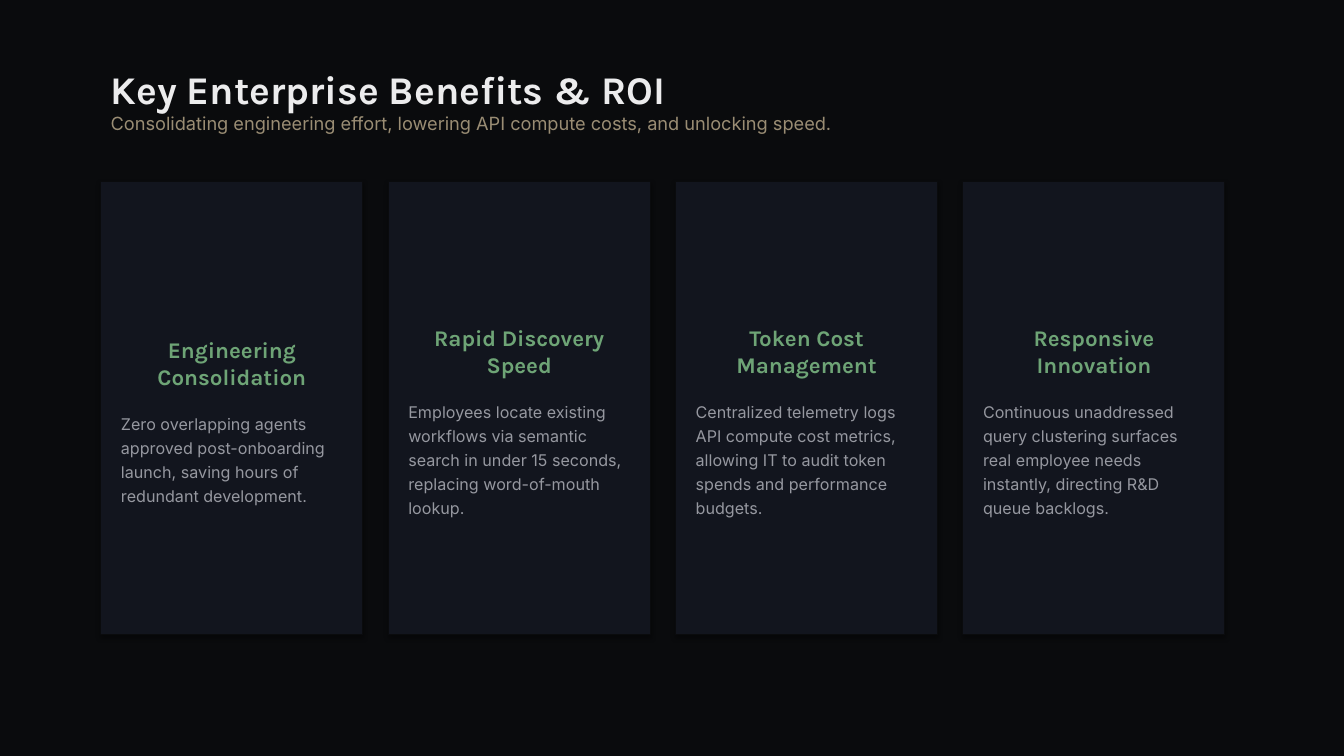
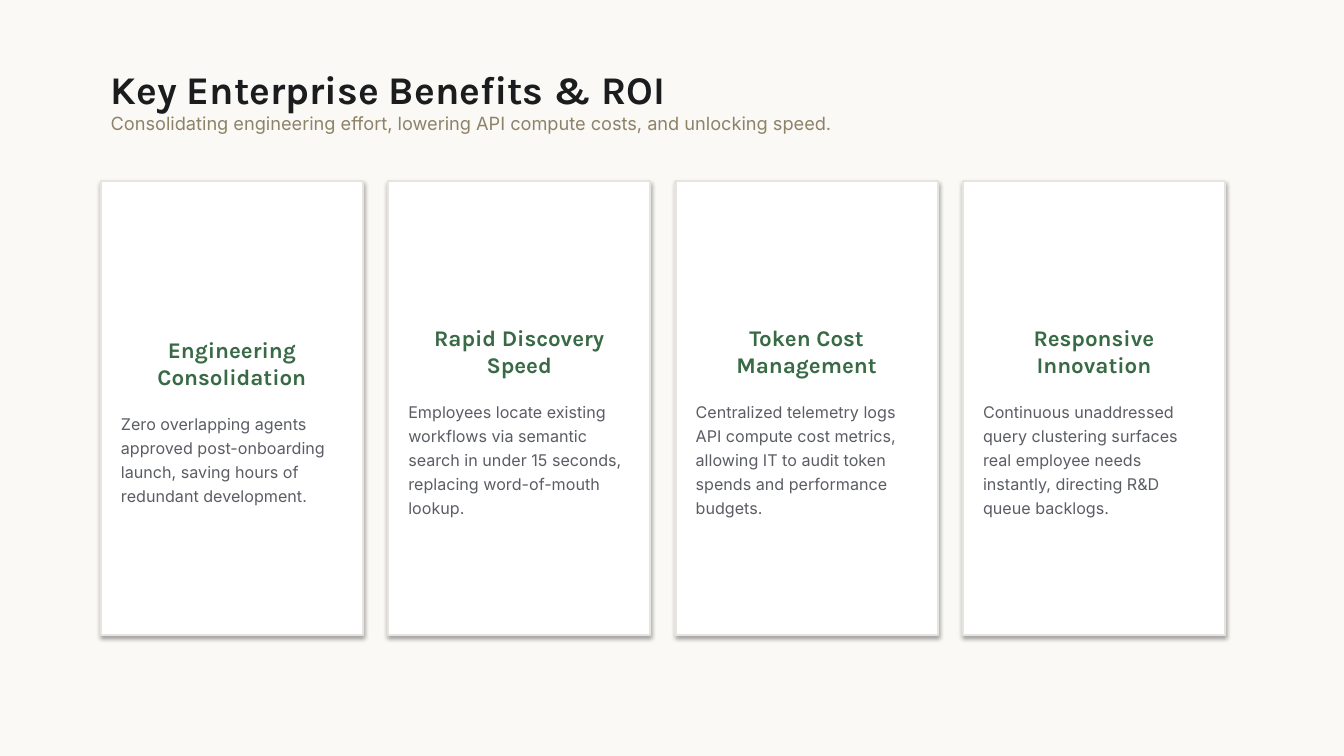
Before and after one commit to shubham-verma-engineer/symphonyAI, a slide deck: slide 7 of docs/symphony_presentation.pptx. Drawn at 1344x756 pixels with LibreOffice and Linux fonts; fonts in the diff are those of the drawing. Boxes give left, top, right and bottom in pixels: in the first picture for what was removed or moved away, otherwise in the second. Text is boxed around its words. In the diff, an @@ line names an element or a change of style, - is before the commit and + after.

Commit message:
Update SymphonyAI product presentation slide colors to Alabaster Light theme

```diff
--- a/docs/symphony_presentation.pptx
+++ b/docs/symphony_presentation.pptx
@@ background #0A0B0D to #FAF9F6 @@
@@ text "Key Enterprise Benefits & ROI" at (x1=111, y1=76, x2=831, y2=134): text colour #ECECED to #1A1C1E in "Key Enterprise Benefits & ROI"; text colour #9A8D74 to #8E8268 in "Consolidating engineering effort, lowering API compute costs ..." @@
@@ rectangle "Engineering Consolidation" at (x1=101, y1=181, x2=363, y2=635): text colour #6EA476 to #386A45 in "Engineering Consolidation"; text colour #9698A0 to #5A5D64 in "Zero overlapping agents approved post-onboarding launch, sav ..."; fill #12151E to #FFFFFF; outline #0A0B0D 0.75 pt to #E6E4DE 1.5 pt @@
@@ rectangle "Rapid Discovery Speed" at (x1=388, y1=181, x2=650, y2=635): text colour #6EA476 to #386A45 in "Rapid Discovery Speed"; text colour #9698A0 to #5A5D64 in "Employees locate existing workflows via semantic search ..."; fill #12151E to #FFFFFF; outline #0A0B0D 0.75 pt to #E6E4DE 1.5 pt @@
@@ rectangle "Token Cost Management" at (x1=676, y1=181, x2=938, y2=635): text colour #6EA476 to #386A45 in "Token Cost Management"; text colour #9698A0 to #5A5D64 in "Centralized telemetry logs API compute cost metrics, ..."; fill #12151E to #FFFFFF; outline #0A0B0D 0.75 pt to #E6E4DE 1.5 pt @@
@@ rectangle "Responsive Innovation" at (x1=963, y1=181, x2=1225, y2=635): text colour #6EA476 to #386A45 in "Responsive Innovation"; text colour #9698A0 to #5A5D64 in "Continuous unaddressed query clustering surfaces real employ ..."; fill #12151E to #FFFFFF; outline #0A0B0D 0.75 pt to #E6E4DE 1.5 pt @@
```
Also in this commit, not shown: 7 other slides changed.
